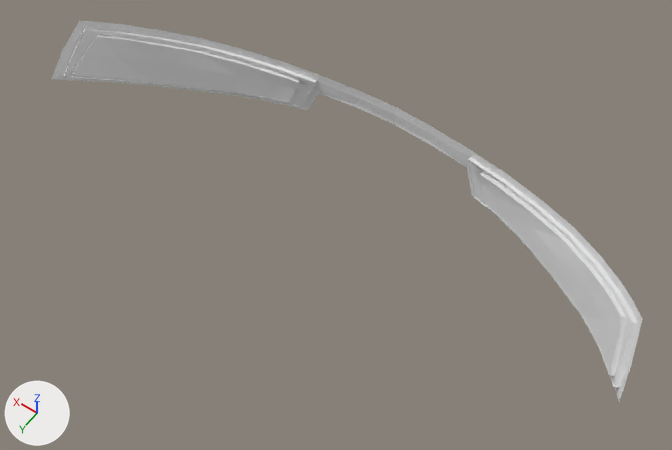
Renders of the Blender file 3d/parts/1. Head/1.1. Helmet/components/helmet.004.blend from each side of a commit.
Before and after are seen from a 50 mm lens placed at (-5.84, 0.45, 170.31), pointed at (-0.35, -7.23, 158.23). Every picture has the same lights, and +X, +Y and +Z are marked at lower left.

Script lines for the objects in view, before the commit:
```python
me_helmet_004 = bpy.data.meshes.new('helmet.004')
me_helmet_004.from_pydata(...)  # 628 vertices, 488 faces; spans x -5.53..5.54, y 157.9..159.66, z 6.67..9.52
ob_helmet_004 = bpy.data.objects.new('helmet.004', me_helmet_004)
ob_helmet_004.location = (0.0, 0.0, 0.0)
ob_helmet_004.rotation_euler = (1.571, 0.0, 0.0)  # degrees (90, 0, 0)
```
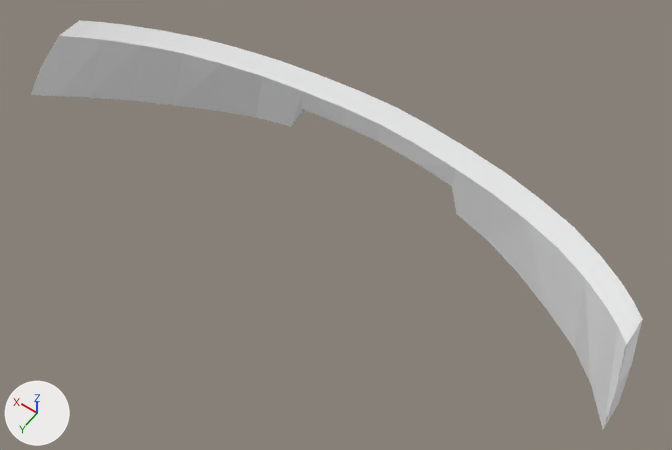
Pixel boxes (x1, y1, x2, y2) of what changed, in the pictures (672 x 450 px):
'helmet.004', reshaped (7% taller)
    before: (52, 20, 642, 401)
    after: (31, 20, 642, 429)
part 1 of me_helmet_004, added
    after: (31, 20, 642, 429)

Diff of the bpy script that builds the scene:
```diff
--- a/3d/parts/1. Head/1.1. Helmet/components/helmet.004.blend.py
+++ b/3d/parts/1. Head/1.1. Helmet/components/helmet.004.blend.py
@@ me_helmet_004 @@
 # used by ob_helmet_004; location = (0.0, 0.0, 0.0); rotation_euler = (1.571, 0.0, 0.0), in degrees (90, 0, 0)
-me_helmet_004.from_pydata(...)  # 628 vertices, 488 faces; spans x -5.53..5.54, y 157.9..159.66, z 6.67..9.52
+me_helmet_004.from_pydata(...)  # 820 vertices, 683 faces; spans x -5.53..5.54, y 157.9..159.66, z 6.17..9.52
+# me_helmet_004 part 1
+# 132 vertices are added at x -5.53..5.54, y 158.69..159.66, z 6.67..9.52
+# 33 new vertices lie (0.0, 0.0, -0.5) away from vertices in x -5.53..5.54, y 157.9..159.64, z 6.67..9.49
+# 27 new vertices lie (0.0, 0.0, -0.5) away from vertices in x -5.29..5.29, y 158.88..159.66, z 7.4..9.52
+# 195 new faces join them
```
